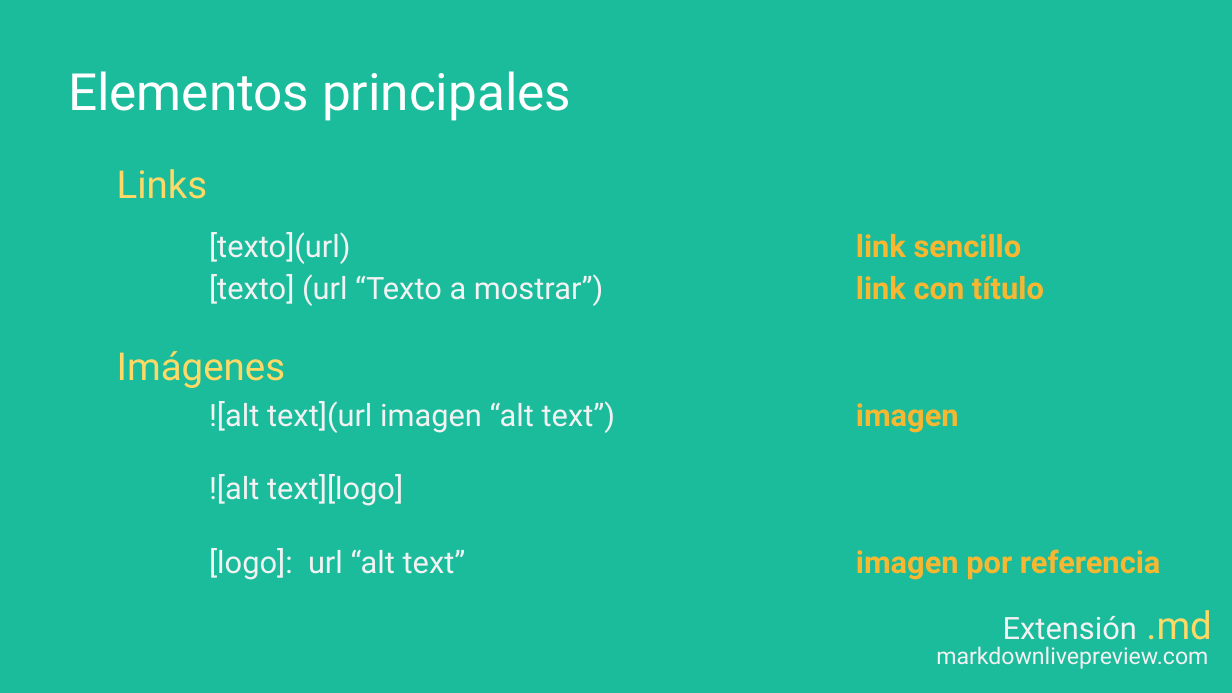
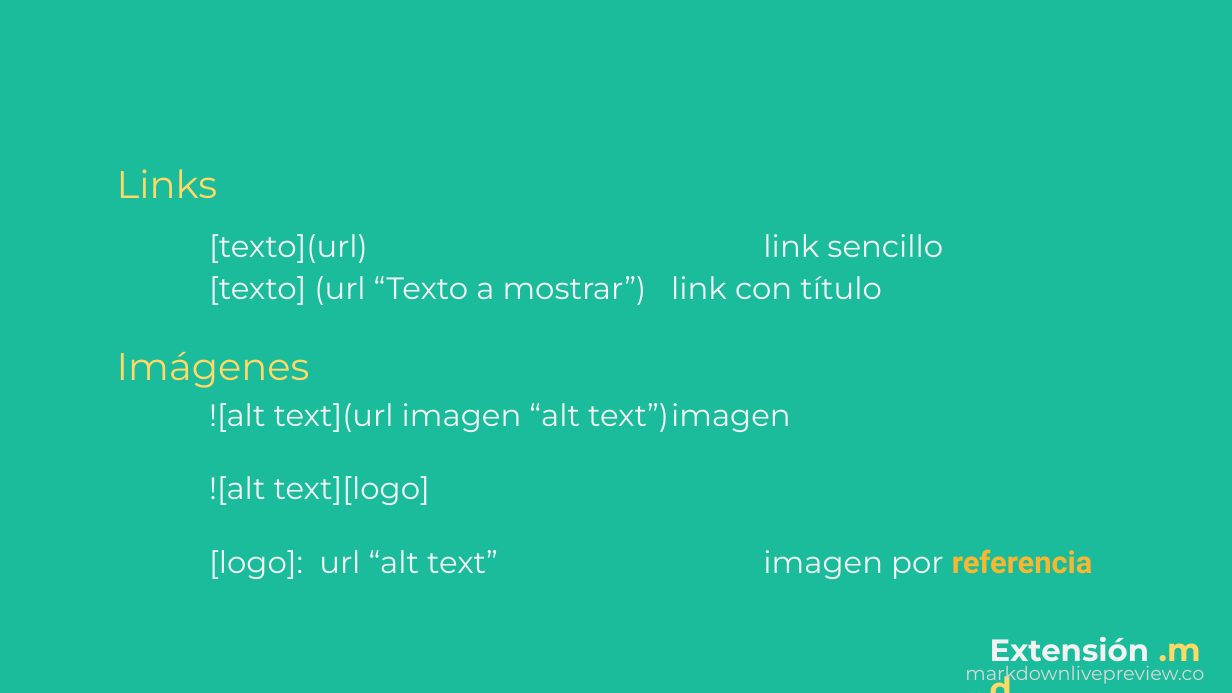
Before and after one commit to cimadev/PlaticasTalleres, a slide deck: slide 18 of 2018/Git-github-fundamentals/gitgithubfundamentals.pptx. Drawn at 1232x693 pixels with LibreOffice and Linux fonts; fonts in the diff are those of the drawing. Boxes give left, top, right and bottom in pixels: in the first picture for what was removed or moved away, otherwise in the second. Text is boxed around its words. In the diff, an @@ line names an element or a change of style, - is before the commit and + after.

```diff
--- a/2018/Git-github-fundamentals/gitgithubfundamentals.pptx
+++ b/2018/Git-github-fundamentals/gitgithubfundamentals.pptx
@@ text removed at box(68, 71, 571, 121) @@
-Elementos principales
@@ text "Links" at box(117, 169, 1092, 579): font Roboto to Montserrat; text colour #F7B731 to #F2F2F2, bold off in "link sencillo", "link con título", "imagen", "imagen por" @@
@@ text "Extensión .md": place and size @@
-text "Extensión .md" at box(1003, 610, 1212, 647)
+text "Extensión .md" at box(990, 637, 1149, 668)
@@ text "Extensión .md" at box(990, 637, 1149, 668): size 30 to 25 pt in ".md"; font Roboto to Montserrat, bold on @@
@@ text "markdownlivepreview.com": place and size @@
-text "markdownlivepreview.com" at box(936, 646, 1208, 669)
+text "markdownlivepreview.com" at box(965, 661, 1204, 686)
@@ text "markdownlivepreview.com" at box(965, 661, 1204, 686): size 18 to 15 pt, font Roboto to Montserrat, text colour #F2F2F2 to #D9D9D9 @@
```
Also in this commit, not shown: 18 other slides changed, 1 slide added, 6 other files.
